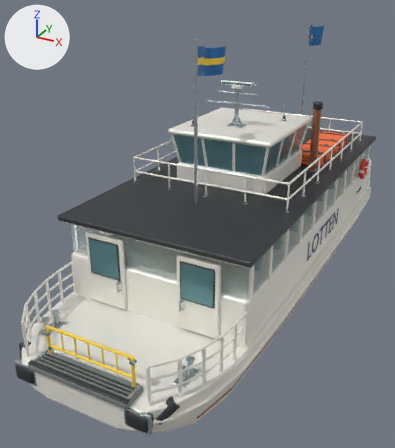
An edit to the Blender file source_blender/Lotten.blend, drawn before and after from the same camera.
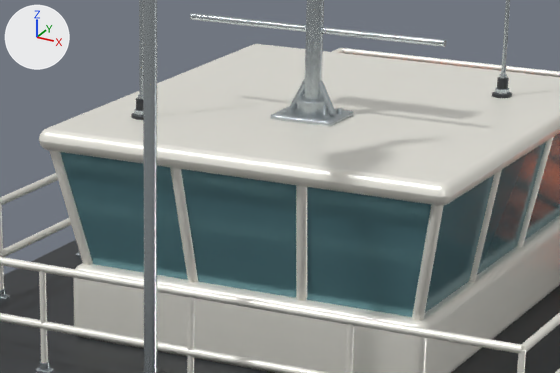
Old and new are each drawn whole from a 50 mm camera at (4.89, -11.42, 6.35) aimed at (-0.8, -1.09, 1.18) and again close up on the part from 40% to 76% of the width and 22% to 42% of the height. The lights are fixed; the arrows at upper left show +X, +Y and +Z. The first two pictures are the older version.

In view in the first close-up: 'Pilot glass', 'Promenade rail', 'Promenade rail.001', 'Promenade rail.005', 'Raked pilot frame.002', 'Raked pilot frame.003', 'Shelter roof', 'Signal mast', 'Signal yardarm', 'Swedish ensign staff', 'Wheelhouse coaming', 'White wheelhouse roof' and 27 more.
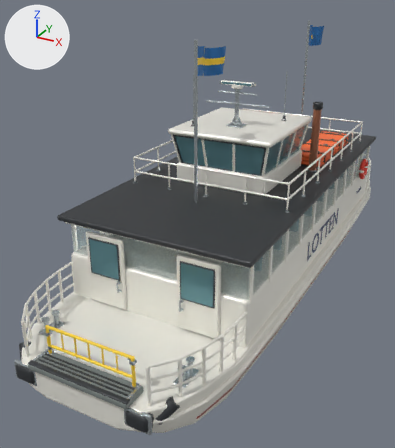
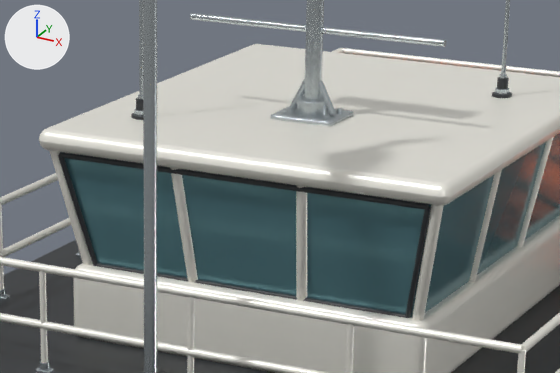
The change, as JSON lines over the scene's bpy script:
```json
{"op": "add", "block": "me_cylinder_107_1", "code": ["me_cylinder_107_1 = bpy.data.meshes.new('Cylinder.107')", "me_cylinder_107_1.from_pydata(...)  # 72 vertices, 62 faces; spans x -0.014..0.014, y -0.014..0.014, z -0.326..0.326", "me_cylinder_107_1.materials.append(mat_fender_rubber)  # dark grey #2e3135"]}
{"op": "add", "block": "me_cylinder_106_1", "code": ["me_cylinder_106_1 = bpy.data.meshes.new('Cylinder.106')", "me_cylinder_106_1.from_pydata(...)  # 72 vertices, 62 faces; spans x -0.01..0.01, y -0.01..0.01, z -1.04..1.04", "me_cylinder_106_1.materials.append(mat_fender_rubber)  # dark grey #2e3135"]}
{"op": "add", "block": "me_cylinder_104_1", "code": ["me_cylinder_104_1 = bpy.data.meshes.new('Cylinder.104')", "me_cylinder_104_1.from_pydata(...)  # 104 vertices, 94 faces; spans x -0.01..0.01, y -0.01..0.01, z -0.91..0.91", "me_cylinder_104_1.materials.append(mat_fender_rubber)  # dark grey #2e3135"]}
{"op": "add", "block": "ob_wheelhouse_window_seal_003", "code": ["ob_wheelhouse_window_seal_003 = bpy.data.objects.new('Wheelhouse window seal.003', me_cylinder_107_1)", "ob_wheelhouse_window_seal_003.parent = ob_lotten", "ob_wheelhouse_window_seal_003.location = (-0.98, -1.629, 3.103)", "ob_wheelhouse_window_seal_003.rotation_euler = (-0.292, 3.142, -0.773)  # degrees (-17, 180, -44)"]}
{"op": "add", "block": "ob_wheelhouse_window_seal_002", "code": ["ob_wheelhouse_window_seal_002 = bpy.data.objects.new('Wheelhouse window seal.002', me_cylinder_106_1)", "ob_wheelhouse_window_seal_002.parent = ob_lotten", "ob_wheelhouse_window_seal_002.location = (0.0, -1.696, 3.415)", "ob_wheelhouse_window_seal_002.rotation_euler = (1.571, 0.0, -1.571)  # degrees (90, 0, -90)"]}
{"op": "add", "block": "ob_wheelhouse_window_seal_001", "code": ["ob_wheelhouse_window_seal_001 = bpy.data.objects.new('Wheelhouse window seal.001', me_cylinder_107_1.copy())", "ob_wheelhouse_window_seal_001.parent = ob_lotten", "ob_wheelhouse_window_seal_001.location = (0.98, -1.629, 3.103)", "ob_wheelhouse_window_seal_001.rotation_euler = (0.292, 0.0, 0.773)  # degrees (17, 0, 44)"]}
{"op": "add", "block": "ob_wheelhouse_window_seal", "code": ["ob_wheelhouse_window_seal = bpy.data.objects.new('Wheelhouse window seal', me_cylinder_104_1)", "ob_wheelhouse_window_seal.parent = ob_lotten", "ob_wheelhouse_window_seal.location = (0.0, -1.562, 2.79)", "ob_wheelhouse_window_seal.rotation_euler = (1.571, 0.0, 1.571)  # degrees (90, 0, 90)"]}
```

What differs and where, as boxes [x1, y1, x2, y2] in the close-ups (560 x 373 px):
```json
{"object": "Wheelhouse window seal.002", "change": "added", "after": [59, 152, 429, 210]}
{"object": "Wheelhouse window seal", "change": "added", "after": [95, 263, 406, 318]}
{"object": "Wheelhouse window seal.001", "change": "added", "after": [405, 206, 431, 318]}
{"object": "Wheelhouse window seal.003", "change": "added", "after": [58, 155, 98, 266]}
```
